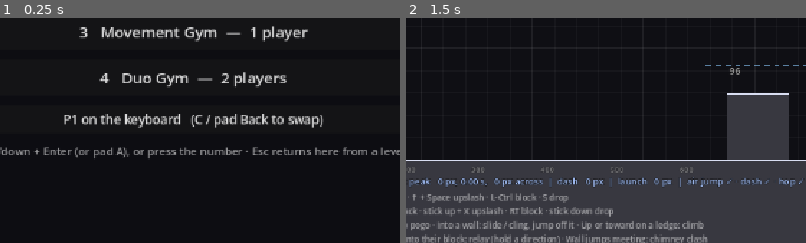
Above: before the commit, frames 1-2 (left to right).
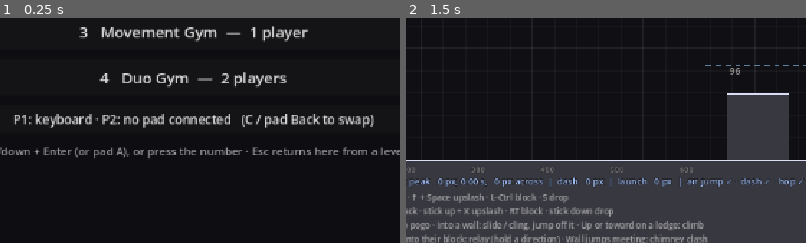
Above: after the commit, the same moments.

Repository: KayFisch/coop-sekiro-like
Game: Godot game, scene res://ui/boss_select.tscn
Two runs of this game, one before a commit and one after it. Both use one fixed random seed, a clock stepped at 60 frames per second and the inputs below.
Inputs:
- Up to frame 1 (0.25 s): no input
- Up to frame 2 (1.5 s): click "3 Movement Gym — 1 player" at 0.5 s; tap Enter at 1.25, 1.35 s; hold Right from 1.28 s (still down)
The pictures show only the part of the screen within x 26-76%, y 50-100%; the shares and areas given below are measured in that part.

The runs differ from the first frame. In frame 1, 2.8% of the frame differs, in the area x 3-94%, y 42-49%; in frame 2, nothing differs.

Commit message:
feat(input): give each connected gamepad to one player
The gamepad layout sits on the p2_* actions and listened to every pad, so
with two pads both drove the same player. A new autoload, Pads, binds it
per device: with two pads the first also drives the p1_* set (next to the
keyboard) and the second the p2_* set; with one pad nothing changes.
The select screen shows who is on what.

Checked with made-up device ids and synthetic pad events only; not yet
with two real pads.

Co-Authored-By: Claude Opus 5.5 <noreply@anthropic.com>

Diff:
--- /dev/null
+++ b/core/pads.gd
@@ -0,0 +1,75 @@
+extends Node
+## Autoload: gives each connected gamepad to one player. The Input Map holds one keyboard layout
+## (on the p1_* actions) and one gamepad layout (on the p2_* actions) that listens to every pad
+## at once: fine with one pad, but with two, both would drive the same player. So at startup, and
+## whenever a pad is plugged in or pulled, the gamepad layout is bound per device:
+##   no pad, or one:  p1_* = the keyboard, p2_* = the pad
+##   two pads:        p1_* = the keyboard and the first pad, p2_* = the second pad
+## Moves "swap_controls" still trades the two sets between the players (see _action() in
+## player.gd); with two pads, that swaps the pads.
+
+signal changed
+
+const KEYBOARD_SET = "p1_"
+const PAD_SET = "p2_"
+const ANY_PAD = -1  # an event's device for "every pad" (how the Input Map's events are saved)
+const NO_PAD = -2
+
+var pads: Array = []  # device ids in use: none, [the pad set's], or [the keyboard set's, the pad set's]
+
+var _layout = {}  # action name without its set's prefix -> the Input Map's gamepad events for it
+
+
+func _ready():
+	for action in InputMap.get_actions():
+		var action_name = String(action)
+		if action_name.begins_with(PAD_SET):
+			_layout[action_name.trim_prefix(PAD_SET)] = InputMap.action_get_events(action).filter(_is_pad_event)
+	Input.joy_connection_changed.connect(func(_device, _connected): assign(Input.get_connected_joypads()))
+	assign(Input.get_connected_joypads())
+
+
+# Hands out the pads in `devices` (ids, as Input.get_connected_joypads() lists them).
+func assign(devices: Array):
+	# Recognized gamepads only, if there are any: some keyboards and mice show up as joysticks.
+	var known = devices.filter(func(device): return Input.is_joy_known(device))
+	pads = known if not known.is_empty() else devices.duplicate()
+	pads.sort()
+	pads = pads.slice(0, 2)
+	_bind(KEYBOARD_SET, pads[0] if pads.size() == 2 else NO_PAD)
+	_bind(PAD_SET, pads.back() if not pads.is_empty() else ANY_PAD)
+	changed.emit()
+
+
+# Who plays on what, e.g. "P1: keyboard + pad 1 · P2: pad 2", with Moves "swap_controls" applied.
+func describe() -> String:
+	var sets = ["keyboard", "no pad connected"]
+	if pads.size() == 1:
+		sets = ["keyboard", "pad"]
+	elif pads.size() == 2:
+		sets = ["keyboard + pad 1", "pad 2"]
+	if Moves.on("swap_controls"):
+		sets.reverse()
+	return "P1: %s · P2: %s" % sets
+
+
+# Binds one input set's gamepad events to `device`; its keyboard events stay as they are.
+func _bind(prefix: String, device: int):
+	for action_name in _layout:
+		var action = prefix + action_name
+		if not InputMap.has_action(action):
+			continue
+		for event in InputMap.action_get_events(action).filter(_is_pad_event):
+			InputMap.action_erase_event(action, event)
+		if device == NO_PAD:
+			continue
+		for event in _layout[action_name]:
+			var bound = event.duplicate()
+			bound.device = device
+			InputMap.action_add_event(action, bound)
+		# A stick's deadzone belongs to the layout, whichever set it's bound to.
+		InputMap.action_set_deadzone(action, InputMap.action_get_deadzone(PAD_SET + action_name))
+
+
+func _is_pad_event(event: InputEvent) -> bool:
+	return event is InputEventJoypadButton or event is InputEventJoypadMotion
--- a/project.godot
+++ b/project.godot
@@ -20,6 +20,7 @@
 GameManager="*res://core/game_manager.gd"
 Sfx="*res://core/sfx.gd"
 Moves="*res://core/moves.gd"
+Pads="*res://core/pads.gd"
 
 [display]
 
--- a/ui/boss_select.gd
+++ b/ui/boss_select.gd
@@ -43,6 +43,7 @@
 	_swap.add_theme_font_size_override("font_size", 18)
 	_swap.pressed.connect(_toggle_swap)
 	Moves.changed.connect(_label_swap)
+	Pads.changed.connect(_label_swap)  # a pad plugged in or pulled
 	_label_swap()
 	column.add_child(_swap)
 	_buttons.append(_swap)
@@ -80,4 +81,4 @@
 
 
 func _label_swap():
-	_swap.text = "P1 on the %s   (C / pad Back to swap)" % ("pad" if Moves.on("swap_controls") else "keyboard")
+	_swap.text = "%s   (C / pad Back to swap)" % Pads.describe()
Not shown, added: core/pads.gd.uid
